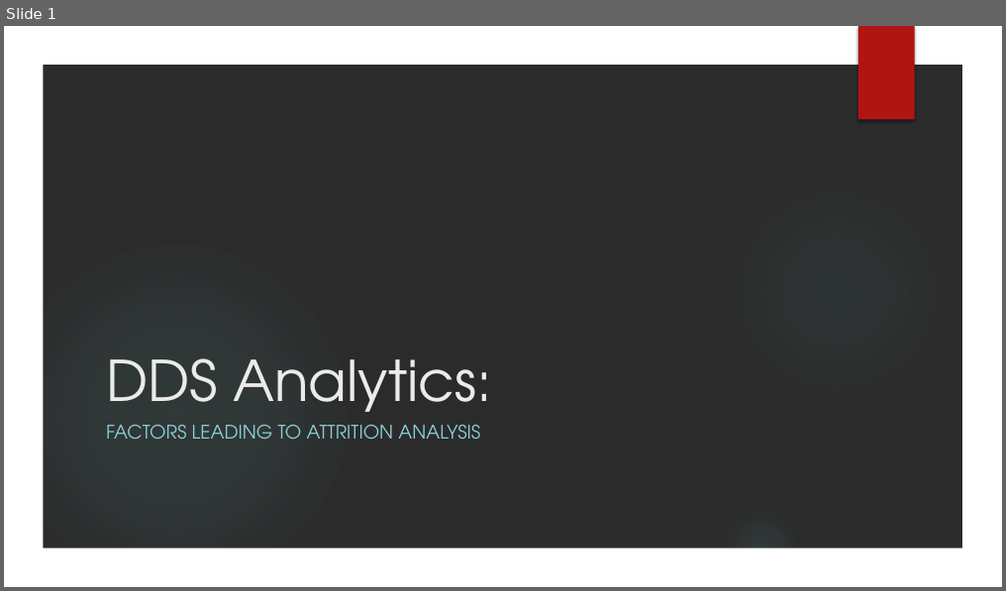
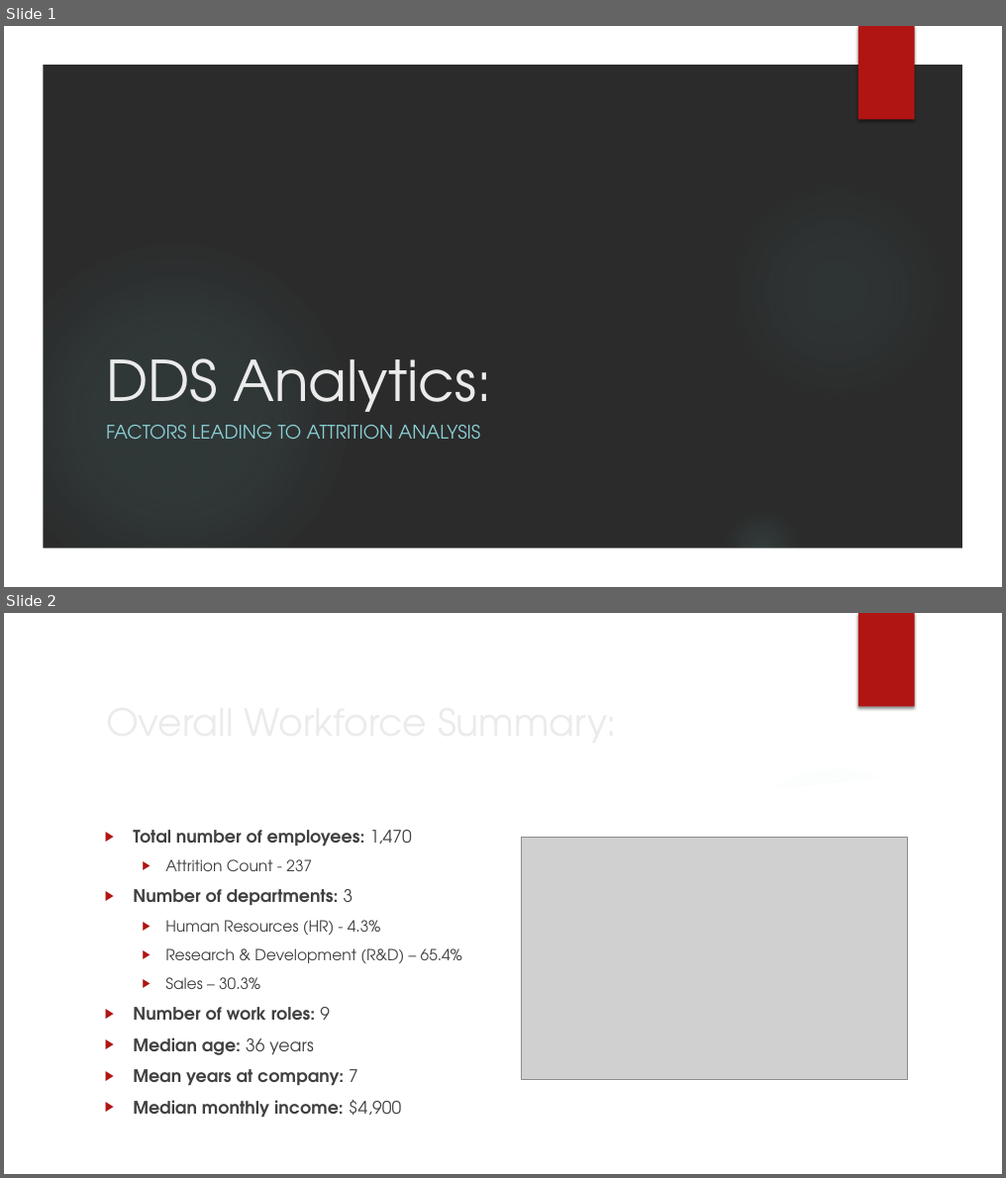
Before and after one commit to Ujustwaite/DDS_Case_Study_2, a slide deck: DraftPresentation.pptx. Shown one above the other, each under a label of ours: slide 1 before the commit, slides 1 and 2 after it. The pictures are 1006x591 and 1006x1178 pixels, drawn with LibreOffice and Linux fonts; fonts in the diff are those of the drawing; grey boxes stand for pictures; background and template pictures are left out; a plain dark background stands for a picture behind light text. Boxes give left, top, right and bottom in pixels: in the first picture for what was removed or moved away, otherwise in the second. Text is boxed around its words. In the diff, an @@ line names an element or a change of style, - is before the commit and + after.

Commit message:
Updating Presentation

```diff
--- a/DraftPresentation.pptx
+++ b/DraftPresentation.pptx
@@ slide 2 added at [4,613,1002,1174], background picture (left out); not listed: 5 template elements that a slide beside it also shows @@
@@ title added at [98,692,821,750], 36 pt, text #EBEBEB @@
+Overall Workforce Summary:
@@ freeform shape added at [698,738,971,819], fill #FFFFFF at 20% opacity @@
@@ freeform shape added at [42,765,964,1137], fill #FFFFFF @@
@@ text added at [133,830,462,1118], 16.6 pt, text #404040, bold @@
+▶ Total number of employees: 1,470
+  ▶ Attrition Count - 237
+▶ Number of departments: 3
+  ▶ Human Resources (HR) - 4.3%
+  ▶ Research & Development (R&D) – 65.4%
+  ▶ Sales – 30.3%
+▶ Number of work roles: 9
+▶ Median age: 36 years
+▶ Mean years at company: 7
+▶ Median monthly income: $4,900
@@ picture added at [522,837,908,1079] @@
```
Also in this commit, not shown: 2 other slides added.
